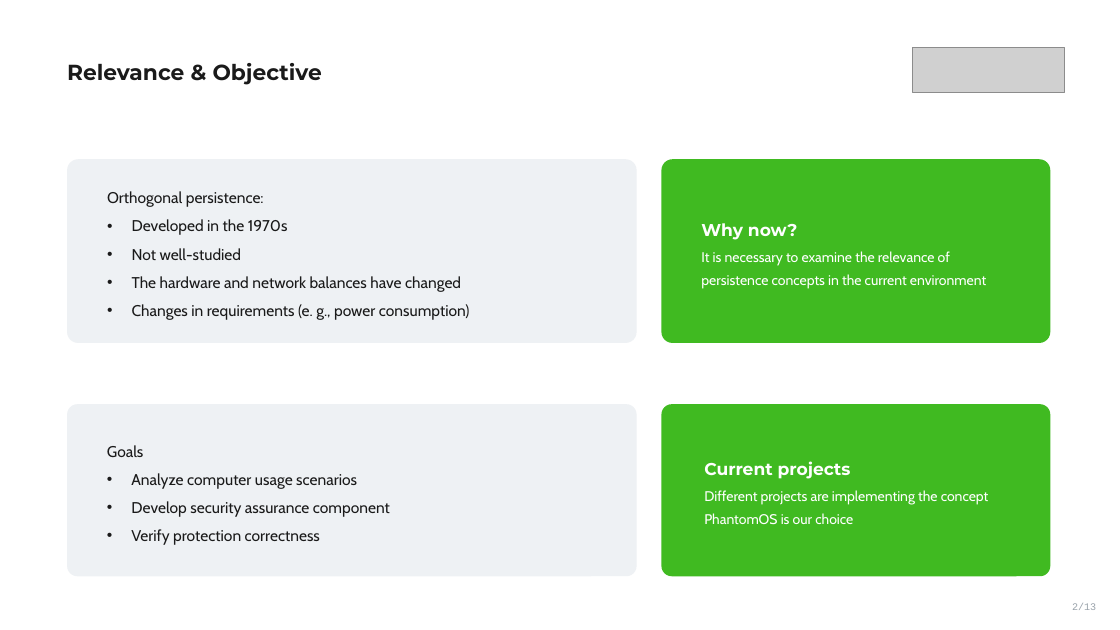
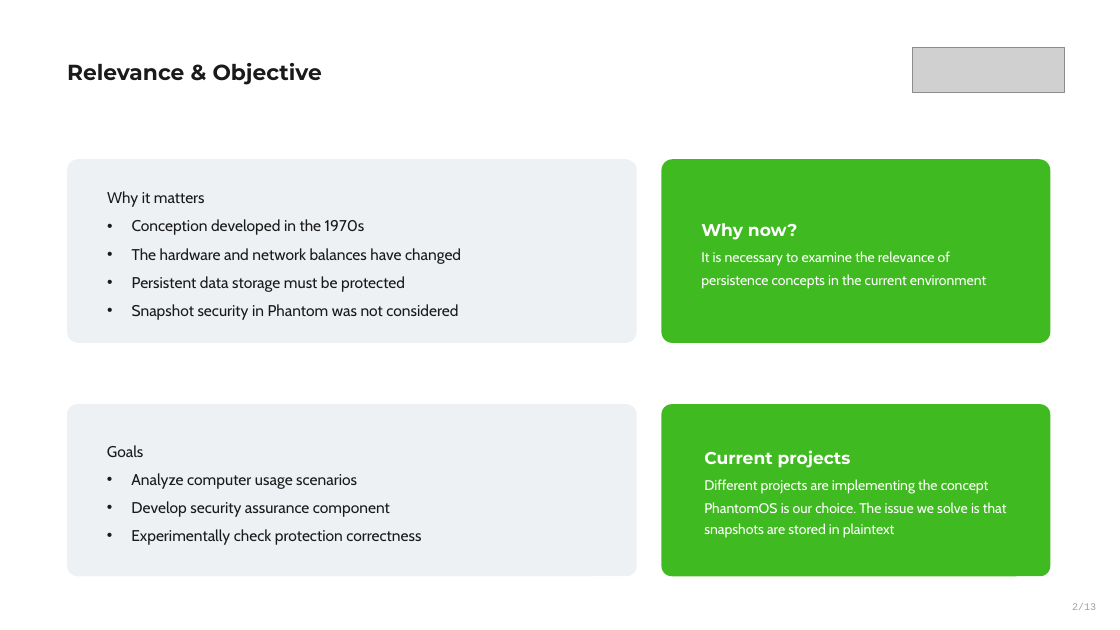
Before and after one commit to VoronM1522/Thesis_draft, a slide deck: slide 2 of presentation/slides_main.pptx. Drawn at 1120x630 pixels with LibreOffice and Linux fonts; fonts in the diff are those of the drawing; grey boxes stand for pictures. Boxes give left, top, right and bottom in pixels: in the first picture for what was removed or moved away, otherwise in the second. Text is boxed around its words. In the diff, an @@ line names an element or a change of style, - is before the commit and + after.

Commit message:
Update slides

```diff
--- a/presentation/slides_main.pptx
+++ b/presentation/slides_main.pptx
@@ text in rounded rectangle at (x1=107, y1=191, x2=365, y2=235): text changed @@
-Orthogonal persistence:
-• Developed in the 1970s
-• Not well-studied
+Why it matters
+• Conception developed in the 1970s
@@ text in rounded rectangle at (x1=132, y1=276, x2=458, y2=320): text changed @@
-• Changes in requirements (e. g., power consumption)
+• Persistent data storage must be protected
+• Snapshot security in Phantom was not considered
@@ text in rounded rectangle at (x1=704, y1=502, x2=1007, y2=538): text changed @@
-PhantomOS is our choice
+PhantomOS is our choice. The issue we solve is that snapshots are stored in plaintext
@@ text in rounded rectangle at (x1=131, y1=529, x2=421, y2=545): text changed @@
-• Verify protection correctness
+• Experimentally check protection correctness
```
Also in this commit, not shown: 7 other slides changed, 1 slide added, 1 other file.
